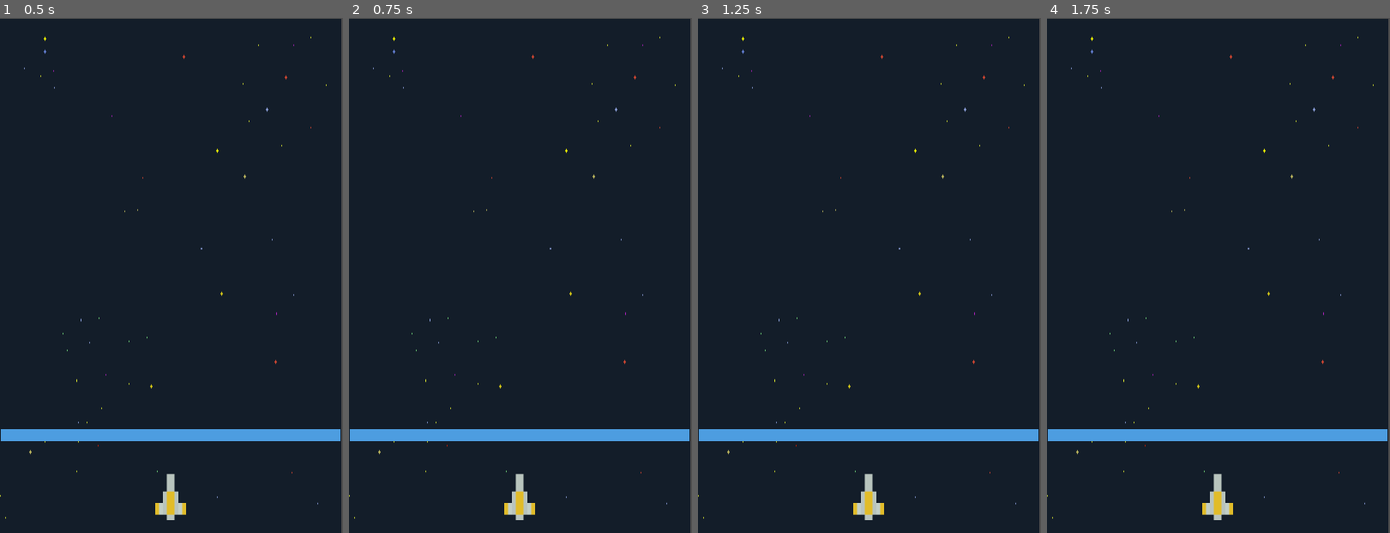
Above: before the commit, frames 1-4 (left to right).
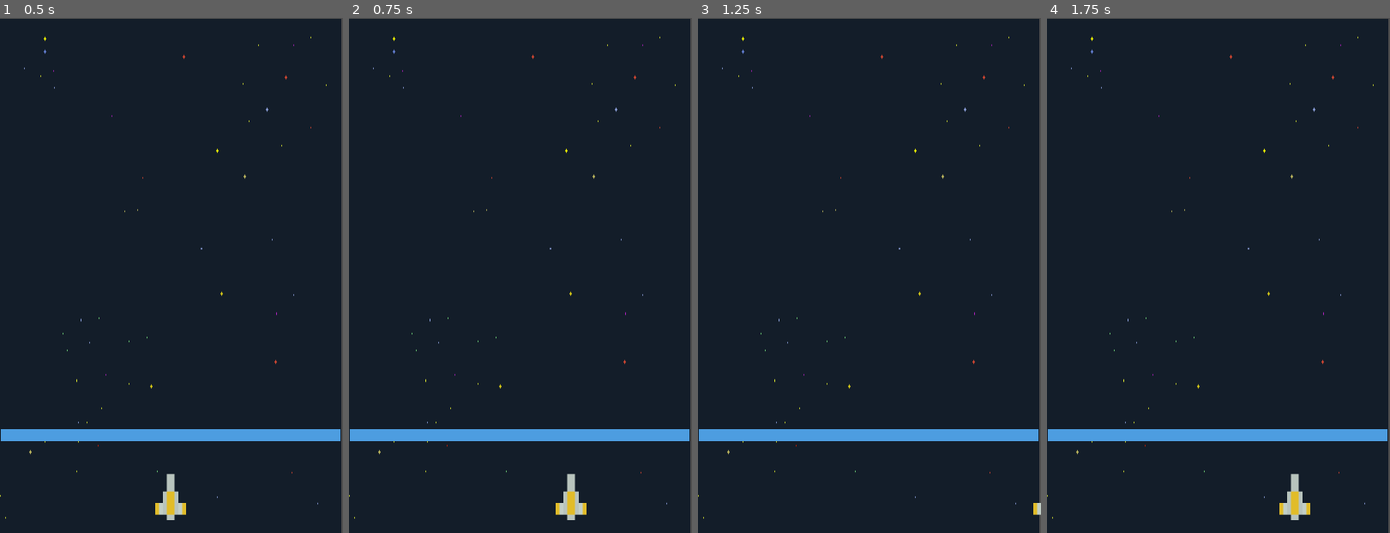
Above: after the commit, the same moments.

Repository: AseemGupta39/first_game
Game: Godot game, scene res://game_manager.tscn
Same seed, same stepped clock (60 frames per second), same inputs: the game is played once before the commit and once after it.
Inputs:
- Up to frame 1 (0.5 s): no input
- Up to frame 2 (0.75 s): tap Enter at 0.5 s; hold Right (move_right, bound only after the commit) from 0.53 s (still down)
- Up to frame 3 (1.25 s): keep holding Right (move_right, bound only after the commit)
- Up to frame 4 (1.75 s): release Right (move_right, bound only after the commit) at 1.28 s; hold Left (move_left, bound only after the commit) from 1.28 s (still down)

Frame 1 is identical in both runs. In frame 2, 0.8% of the frame differs, in the area x 45-70%, y 88-98%; in frame 3, 0.5%; in frame 4, 0.8%.

Commit message:
left right movement add kara hai

Diff:
--- a/entities/player/player.gd
+++ b/entities/player/player.gd
@@ -1,6 +1,7 @@
 extends Node2D
 
-
+var direction:int = 0
+var speed:int = 300
 # Called when the node enters the scene tree for the first time.
 func _ready():
 	pass # Replace with function body.
@@ -8,4 +9,11 @@
 
 # Called every frame. 'delta' is the elapsed time since the previous frame.
 func _process(delta):
-	pass
+	if Input.is_action_pressed("move_left"):
+		direction=-1
+	elif Input.is_action_pressed("move_right"):
+		direction=1
+	else:
+		direction=0
+
+	position.x+=direction*speed*delta
--- a/entities/player/player.tscn
+++ b/entities/player/player.tscn
@@ -1,10 +1,12 @@
-[gd_scene load_steps=2 format=3 uid="uid://d2v531qidcuxw"]
+[gd_scene load_steps=3 format=3 uid="uid://d2v531qidcuxw"]
 
 [ext_resource type="Texture2D" uid="uid://cnhus8dc7253m" path="res://spacepixels-0.1.0/pixel_ship_yellow.png" id="1_hh7h8"]
+[ext_resource type="Script" path="res://entities/player/player.gd" id="1_kl738"]
 
 [node name="Player" type="Node2D"]
+script = ExtResource("1_kl738")
 
-[node name="PixelShipYellow" type="Sprite2D" parent="."]
+[node name="ShipSprite" type="Sprite2D" parent="."]
 position = Vector2(-3.8147e-06, -9.53674e-07)
 scale = Vector2(0.45, 0.45)
 texture = ExtResource("1_hh7h8")
--- a/project.godot
+++ b/project.godot
@@ -23,6 +23,21 @@
 window/handheld/orientation=1
 window/stretch/mode="viewport"
 
+[input]
+
+move_left={
+"deadzone": 0.5,
+"events": [Object(InputEventKey,"resource_local_to_scene":false,"resource_name":"","device":0,"window_id":0,"alt_pressed":false,"shift_pressed":false,"ctrl_pressed":false,"meta_pressed":false,"pressed":false,"keycode":0,"physical_keycode":4194319,"key_label":0,"unicode":0,"echo":false,"script":null)
+, Object(InputEventKey,"resource_local_to_scene":false,"resource_name":"","device":-1,"window_id":0,"alt_pressed":false,"shift_pressed":false,"ctrl_pressed":false,"meta_pressed":false,"pressed":false,"keycode":0,"physical_keycode":65,"key_label":0,"unicode":97,"echo":false,"script":null)
+]
+}
+move_right={
+"deadzone": 0.5,
+"events": [Object(InputEventKey,"resource_local_to_scene":false,"resource_name":"","device":0,"window_id":0,"alt_pressed":false,"shift_pressed":false,"ctrl_pressed":false,"meta_pressed":false,"pressed":false,"keycode":0,"physical_keycode":4194321,"key_label":0,"unicode":0,"echo":false,"script":null)
+, Object(InputEventKey,"resource_local_to_scene":false,"resource_name":"","device":-1,"window_id":0,"alt_pressed":false,"shift_pressed":false,"ctrl_pressed":false,"meta_pressed":false,"pressed":false,"keycode":0,"physical_keycode":68,"key_label":0,"unicode":100,"echo":false,"script":null)
+]
+}
+
 [rendering]
 
 renderer/rendering_method="mobile"
